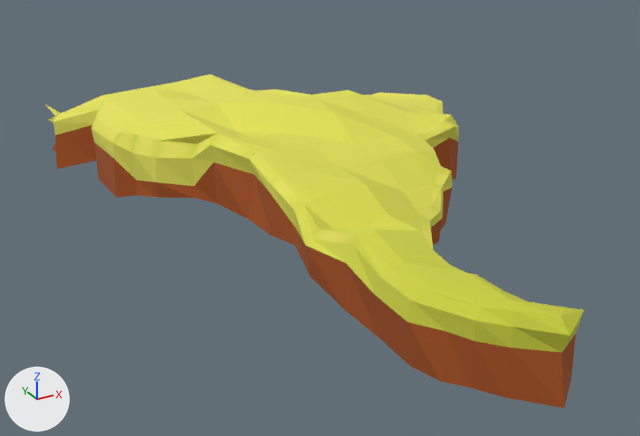
One commit to the glTF model FE/worldy/src/assets/lowpoly/southAmerica.glb: the scene before it, then after it.
Both versions are drawn from a 50 mm camera at (-8.62, -5.91, 2.12) aimed at (-6.19, -1.49, -0.09). The axes (+X, +Y, +Z) are drawn at lower left. The lights are the same throughout. Where no turn or scale is listed for an object, it has been applied to the vertices. Vertices at the same position are counted once.

Names of what the first picture shows: 'southAmerica'.
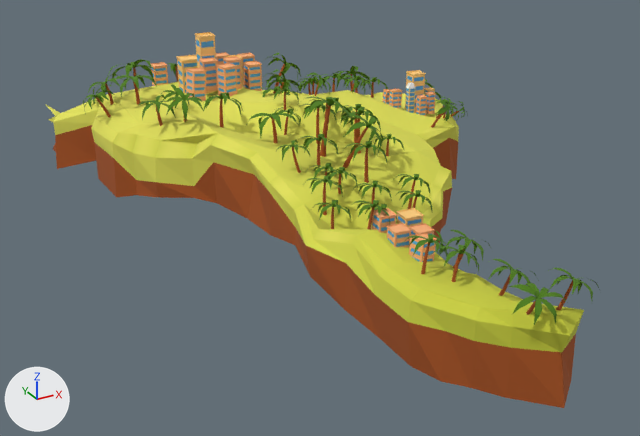
Edits to the bpy script that builds the scene:
```text
Add mat_world_ap_038:
    mat_world_ap_038 = principled_material('World_ap.038')
    mat_world_ap_038.texture = img_clouds_basecolor
    mat_world_ap_038.roughness = 1.0
Add mat_world_ap_039:
    mat_world_ap_039 = principled_material('World_ap.039')
    mat_world_ap_039.texture = img_clouds_basecolor
    mat_world_ap_039.roughness = 1.0
Change me_ground_2_world_ap_0_002:
    used by ob_southamerica; location = (-2.543, 2.795, -0.28)
    remove me_ground_2_world_ap_0_002.from_pydata(...)  # 267 vertices, 472 faces; spans x -4.82..-2.05, y -6.42..-1.96, z 0.11..0.77
    add me_ground_2_world_ap_0_002.from_pydata(...)  # 14433 vertices, 21064 faces; spans x -4.82..-2.05, y -6.42..-1.96, z 0.11..1.09
    me_ground_2_world_ap_0_002 part 1: 14166 vertices added at x -4.71..-2.1, y -6.41..-2.24, z 0.34..1.09
    add me_ground_2_world_ap_0_002.materials.append(mat_world_ap_038)  # picture img_clouds_basecolor
    add me_ground_2_world_ap_0_002.materials.append(mat_world_ap_039)  # picture img_clouds_basecolor
```

Pixel boxes [x1, y1, x2, y2] of what changed, in the pictures (640 x 436 px):
'southAmerica', reshaped (13% taller)
    before: [46, 74, 584, 408]
    after: [46, 32, 600, 408]
part 1 of me_ground_2_world_ap_0_002, added
    after: [83, 32, 600, 325]
